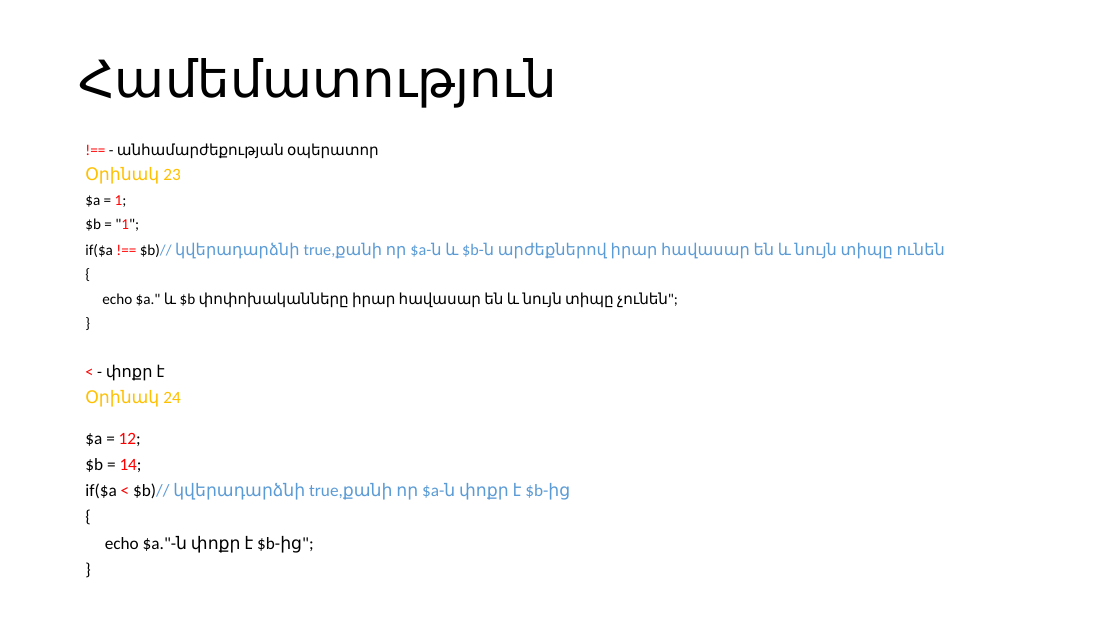
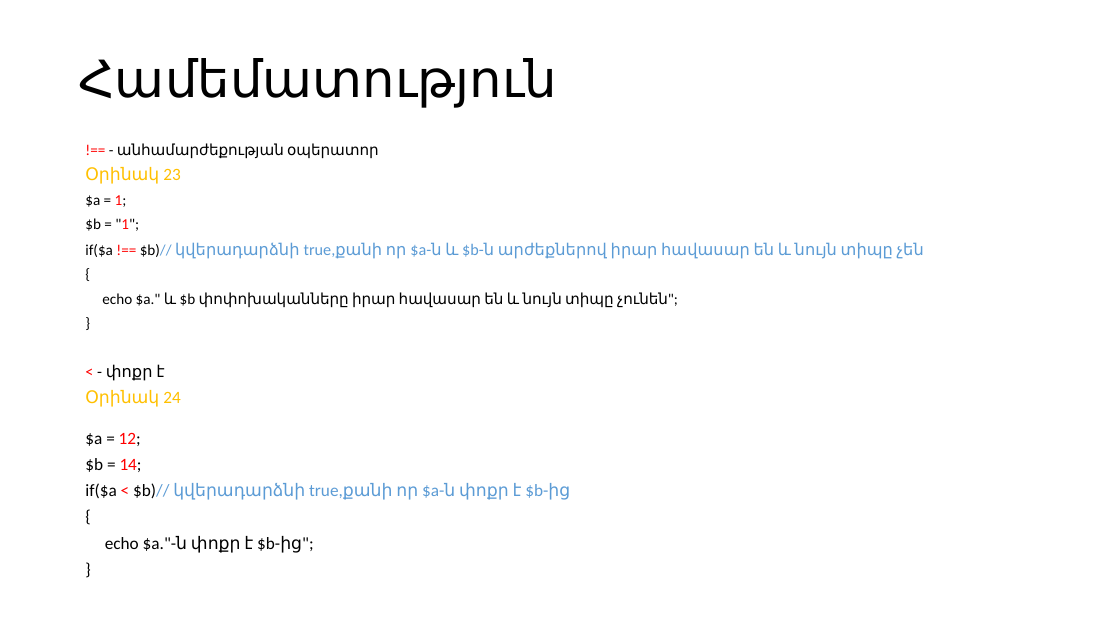
Before and after one commit to gevorgdarbinyan/Training, a slide deck: slide 23 of 5/Web ծրագրավորման դասընթաց - Դաս 5.pptx. Drawn at 1120x630 pixels with LibreOffice and Linux fonts; fonts in the diff are those of the drawing. Boxes give left, top, right and bottom in pixels: in the first picture for what was removed or moved away, otherwise in the second. Text is boxed around its words. In the diff, an @@ line names an element or a change of style, - is before the commit and + after.

```diff
--- a/5/Web ծրագրավորման դասընթաց - Դաս 5.pptx
+++ b/5/Web ծրագրավորման դասընթաց - Դաս 5.pptx
@@ text at bbox=[85, 242, 924, 259]: text changed @@
-if($a !== $b)// կվերադարձնի true,քանի որ $a-ն և $b-ն արժեքներով իրար հավասար են և նույն տիպը ունեն
+if($a !== $b)// կվերադարձնի true,քանի որ $a-ն և $b-ն արժեքներով իրար հավասար են և նույն տիպը չեն
```
Also in this commit, not shown: 12 other slides changed, 3 slides added, 5 other files.
